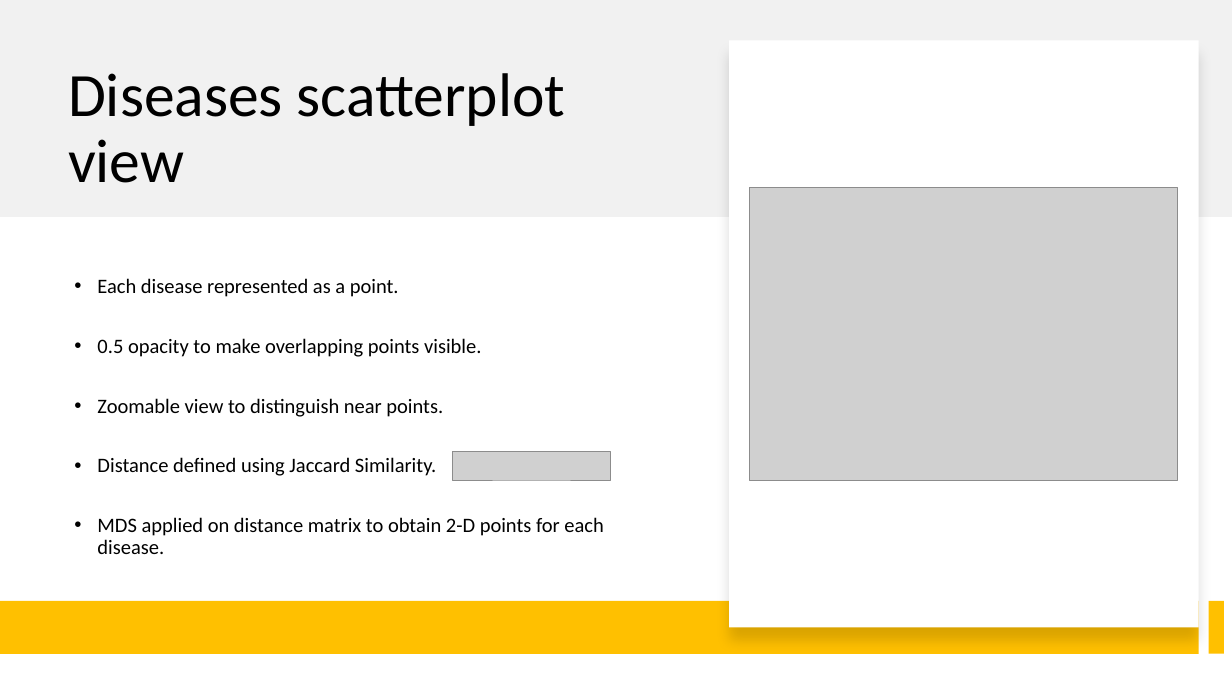
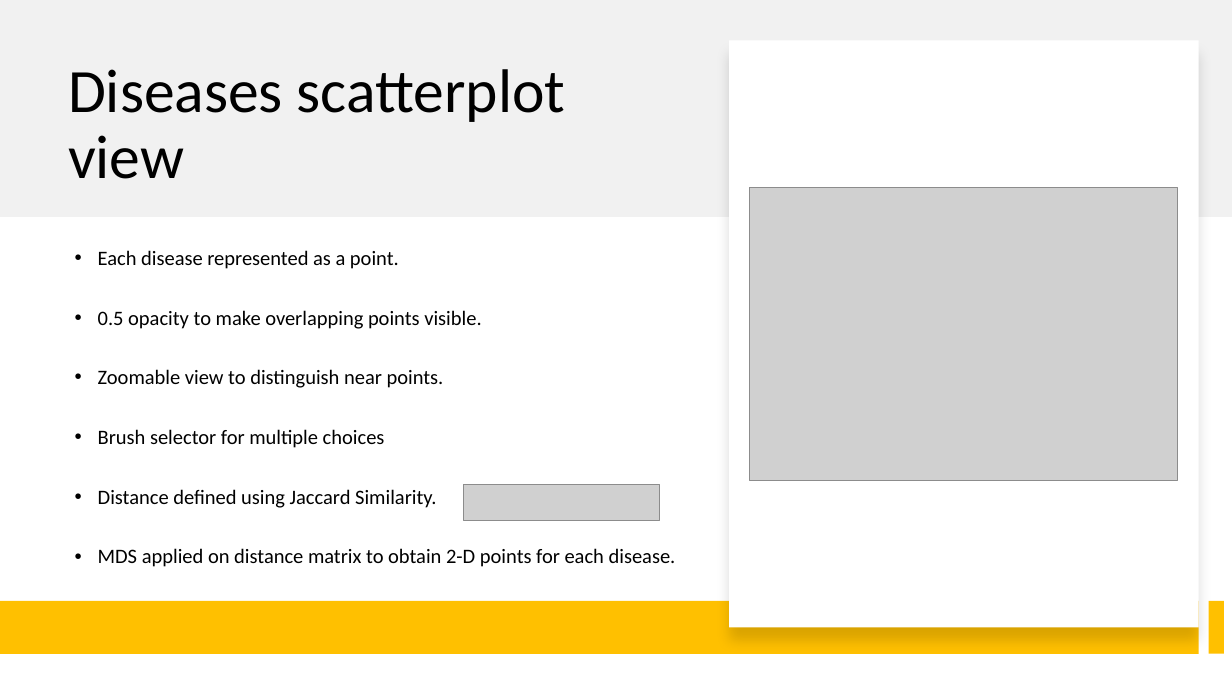
Before and after one commit to nicoDs96/VisualAnalytics, a slide deck: slide 5 of Report/VA project slides.pptx. Drawn at 1232x693 pixels with LibreOffice and Linux fonts; fonts in the diff are those of the drawing; grey boxes stand for pictures. Boxes give left, top, right and bottom in pixels: in the first picture for what was removed or moved away, otherwise in the second. Text is boxed around its words. In the diff, an @@ line names an element or a change of style, - is before the commit and + after.

```diff
--- a/Report/VA project slides.pptx
+++ b/Report/VA project slides.pptx
@@ title "Diseases scatterplot view": place and size @@
-title "Diseases scatterplot view" at <box>68,73,565,183</box>
+title "Diseases scatterplot view" at <box>68,69,565,179</box>
@@ text "Each disease represented as a ...": place and size @@
-text "Each disease represented as a ..." at <box>97,278,603,554</box>
+text "Each disease represented as a ..." at <box>98,250,676,567</box>
@@ text at <box>98,429,385,448</box>: paragraph added @@
+• Brush selector for multiple choices
@@ picture: place and size @@
-picture at <box>453,451,611,480</box>
+picture at <box>463,484,660,520</box>
```
Also in this commit, not shown: 3 other slides changed.
